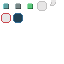
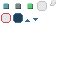
Layered file, before and after one edit (64 × 64). Changes by layer:
painted on "Background" over left=25, top=18, right=38, bottom=22
